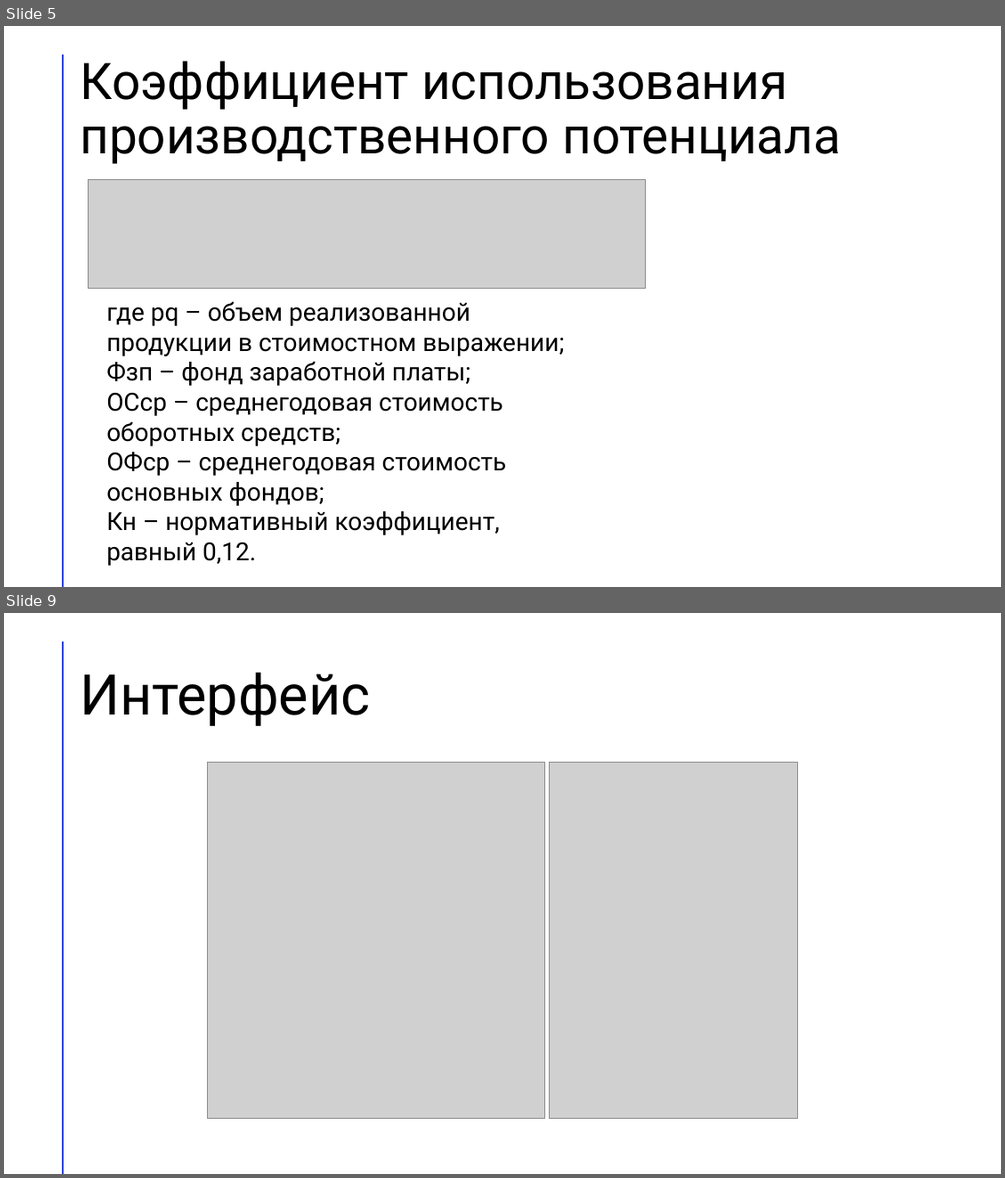
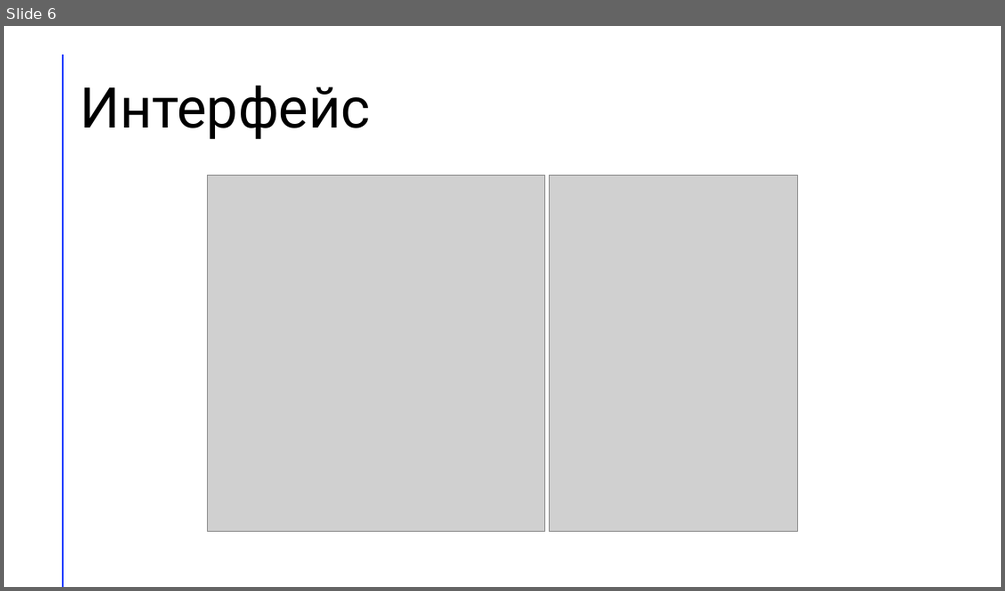
Before and after one commit to n2kkrd/books, a slide deck: DiplomKatya/KatyaDiplomPresent.pptx. Shown one above the other, each under a label of ours: slides 5 and 9 before the commit, slide 6 after it; the slides between them are not shown. The pictures are 1005x1178 and 1005x591 pixels, drawn with LibreOffice and Linux fonts; fonts in the diff are those of the drawing; grey boxes stand for pictures. Boxes give left, top, right and bottom in pixels: in the first picture for what was removed or moved away, otherwise in the second. Text is boxed around its words. In the diff, an @@ line names an element or a change of style, - is before the commit and + after.

```diff
--- a/DiplomKatya/KatyaDiplomPresent.pptx
+++ b/DiplomKatya/KatyaDiplomPresent.pptx
@@ slide 5 removed at (4,26,1001,587), background #FFFFFF; not listed: 1 template element that a slide beside it also shows @@
@@ title removed at (80,61,841,164) @@
-Коэффициент использования производственного потенциала
@@ picture removed at (88,179,646,288) @@
@@ text removed at (106,301,564,565) @@
-где pq – объем реализованной продукции в стоимостном выражении;
-Фзп – фонд заработной платы;
-ОСср – среднегодовая стоимость оборотных средств;
-ОФср – среднегодовая стоимость основных фондов;
-Кн – нормативный коэффициент, равный 0,12.
@@ what was slide 9 is now slide 6 @@
```
Also in this commit, not shown: 5 slides changed, 7 slides added, 5 other slides removed, 7 other files.
